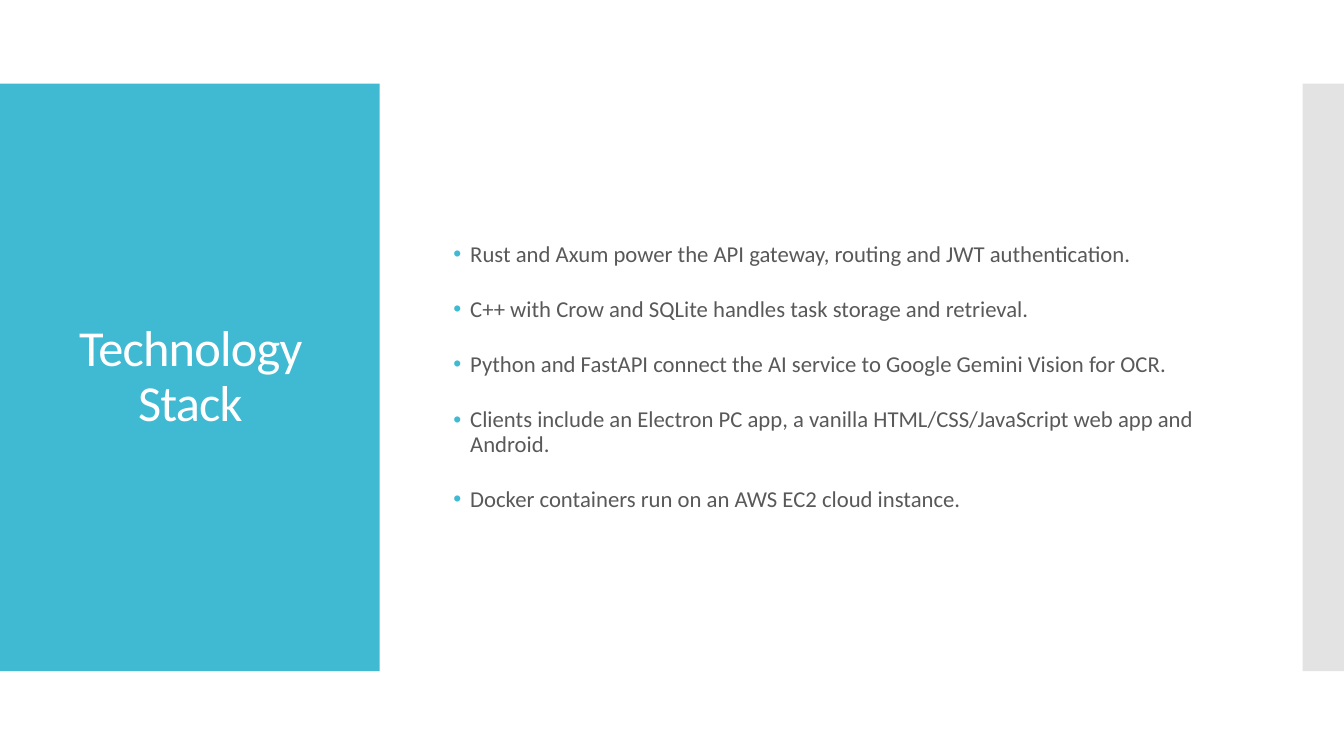
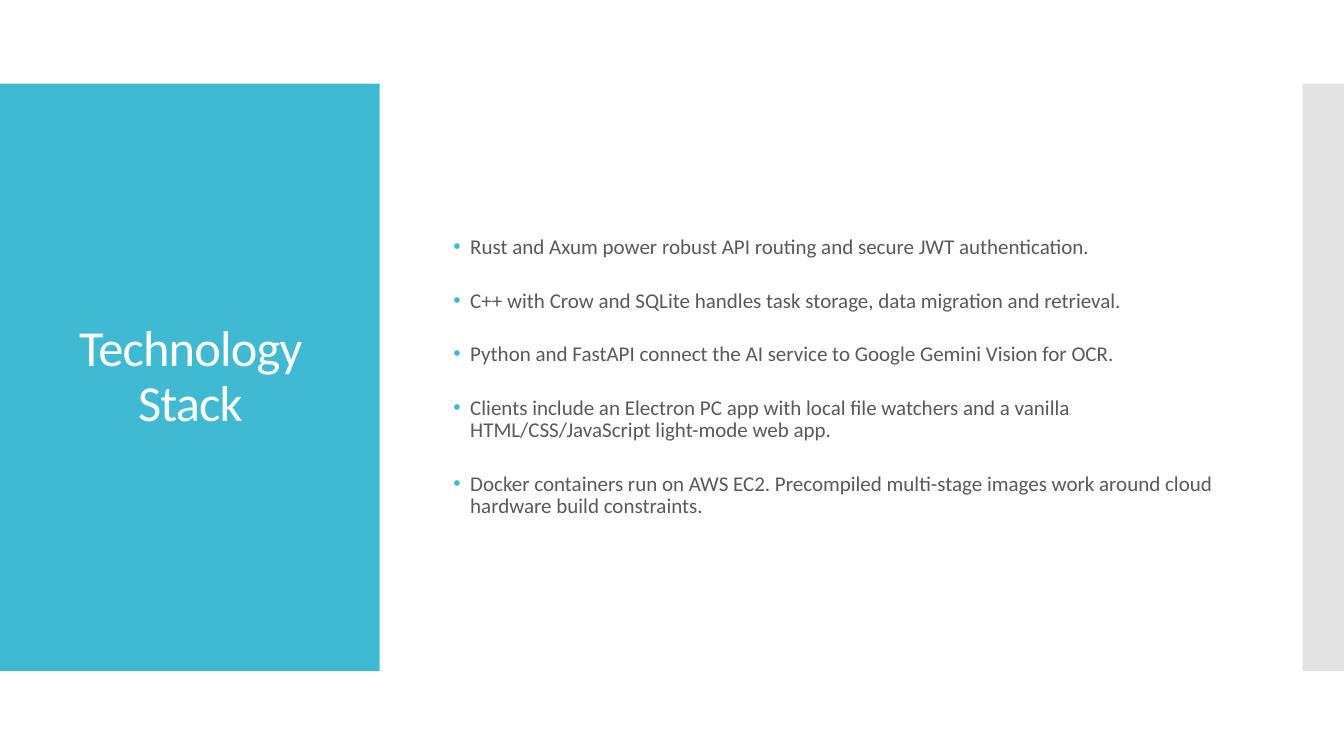
Before and after one commit to chauhansatyam024-debug/hackathon_TRG, a slide deck: slide 5 of .pptx-build/updated-finalizer/candidate.pptx. Drawn at 1344x756 pixels with LibreOffice and Linux fonts; fonts in the diff are those of the drawing. Boxes give left, top, right and bottom in pixels: in the first picture for what was removed or moved away, otherwise in the second. Text is boxed around its words. In the diff, an @@ line names an element or a change of style, - is before the commit and + after.

```diff
--- a/.pptx-build/updated-finalizer/candidate.pptx
+++ b/.pptx-build/updated-finalizer/candidate.pptx
@@ text at [470, 239, 1120, 312]: text changed; size 16.1 to 15 pt @@
-• Rust and Axum power the API gateway, routing and JWT authentication.
-• C++ with Crow and SQLite handles task storage and retrieval.
+• Rust and Axum power robust API routing and secure JWT authentication.
+• C++ with Crow and SQLite handles task storage, data migration and retrieval.
@@ text at [470, 346, 1114, 365]: size 16.1 to 15 pt in "Python and FastAPI connect the AI service ..." @@
@@ text at [470, 400, 1212, 513]: text changed; size 16.1 to 15 pt @@
-• Clients include an Electron PC app, a vanilla HTML/CSS/JavaScript web app and Android.
-• Docker containers run on an AWS EC2 cloud instance.
+• Clients include an Electron PC app with local file watchers and a vanilla HTML/CSS/JavaScript light-mode web app.
+• Docker containers run on AWS EC2. Precompiled multi-stage images work around cloud hardware build constraints.
```
Also in this commit, not shown: 1 other slide changed, 11 other files.
